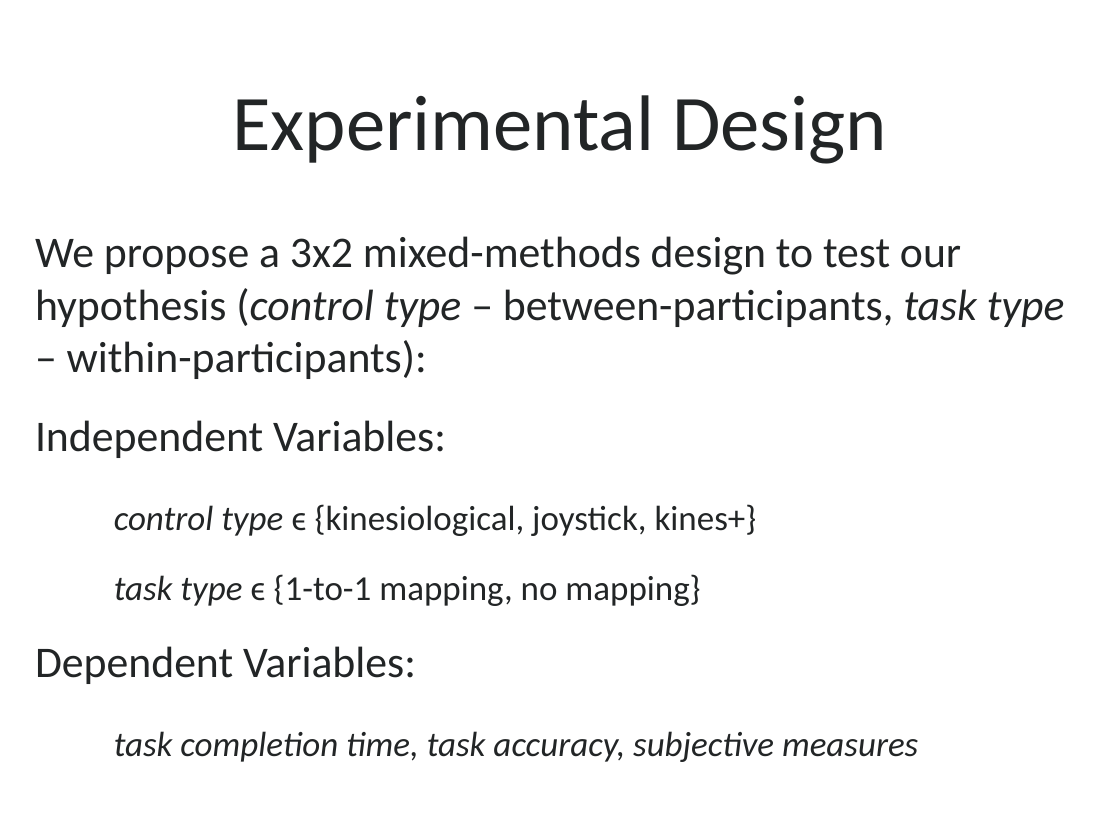
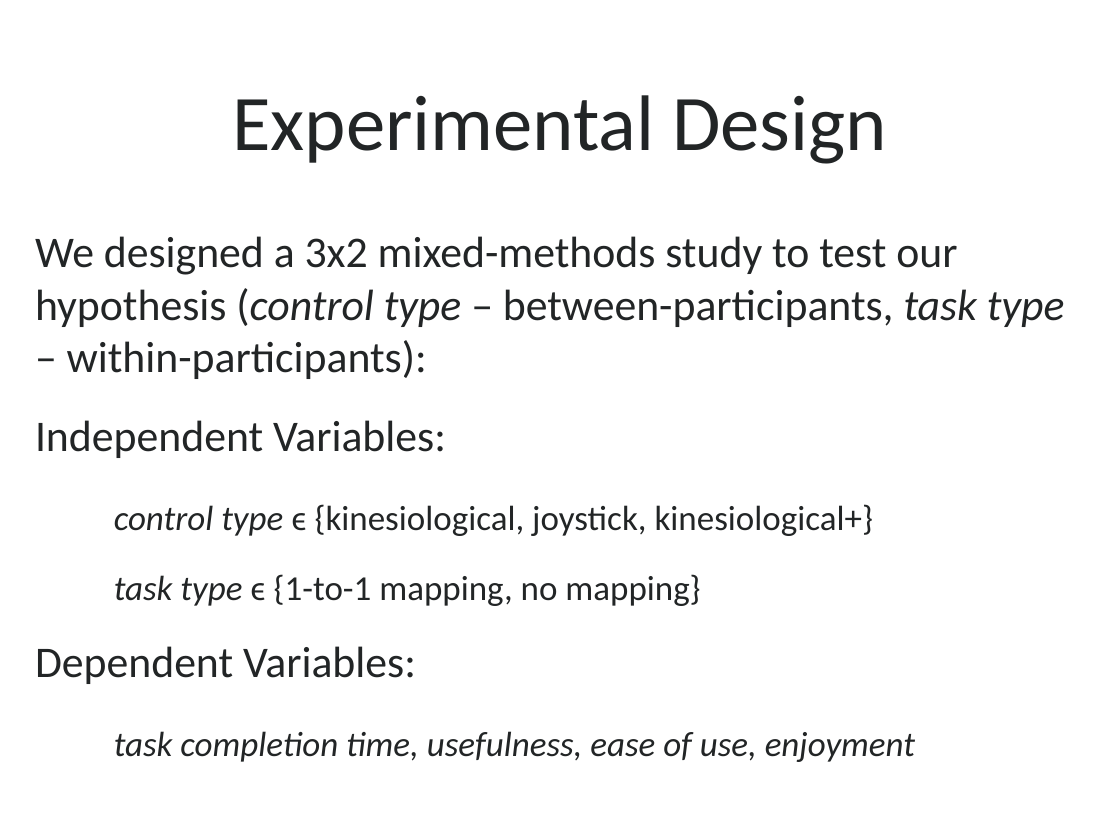
Before and after one commit to caomw/cs770-project, a slide deck: slide 7 of Presentation/group3-final-presentation.pptx (slide 4 before the commit). Drawn at 1120x840 pixels with LibreOffice and Linux fonts; fonts in the diff are those of the drawing; background and template pictures are left out. Boxes give left, top, right and bottom in pixels: in the first picture for what was removed or moved away, otherwise in the second. Text is boxed around its words. In the diff, an @@ line names an element or a change of style, - is before the commit and + after.

```diff
--- a/Presentation/group3-final-presentation.pptx
+++ b/Presentation/group3-final-presentation.pptx
@@ text at (x1=35, y1=236, x2=1064, y2=379): text changed @@
-We propose a 3x2 mixed-methods design to test our hypothesis (control type – between-participants, task type – within-participants):
+We designed a 3x2 mixed-methods study to test our hypothesis (control type – between-participants, task type – within-participants):
@@ text at (x1=114, y1=504, x2=874, y2=536): text changed @@
-control type ϵ {kinesiological, joystick, kines+}
+control type ϵ {kinesiological, joystick, kinesiological+}
@@ text at (x1=114, y1=731, x2=915, y2=762): text changed @@
-task completion time, task accuracy, subjective measures
+task completion time, usefulness, ease of use, enjoyment
```
Also in this commit, not shown: 2 other slides changed, 5 slides added, 1 other file.
